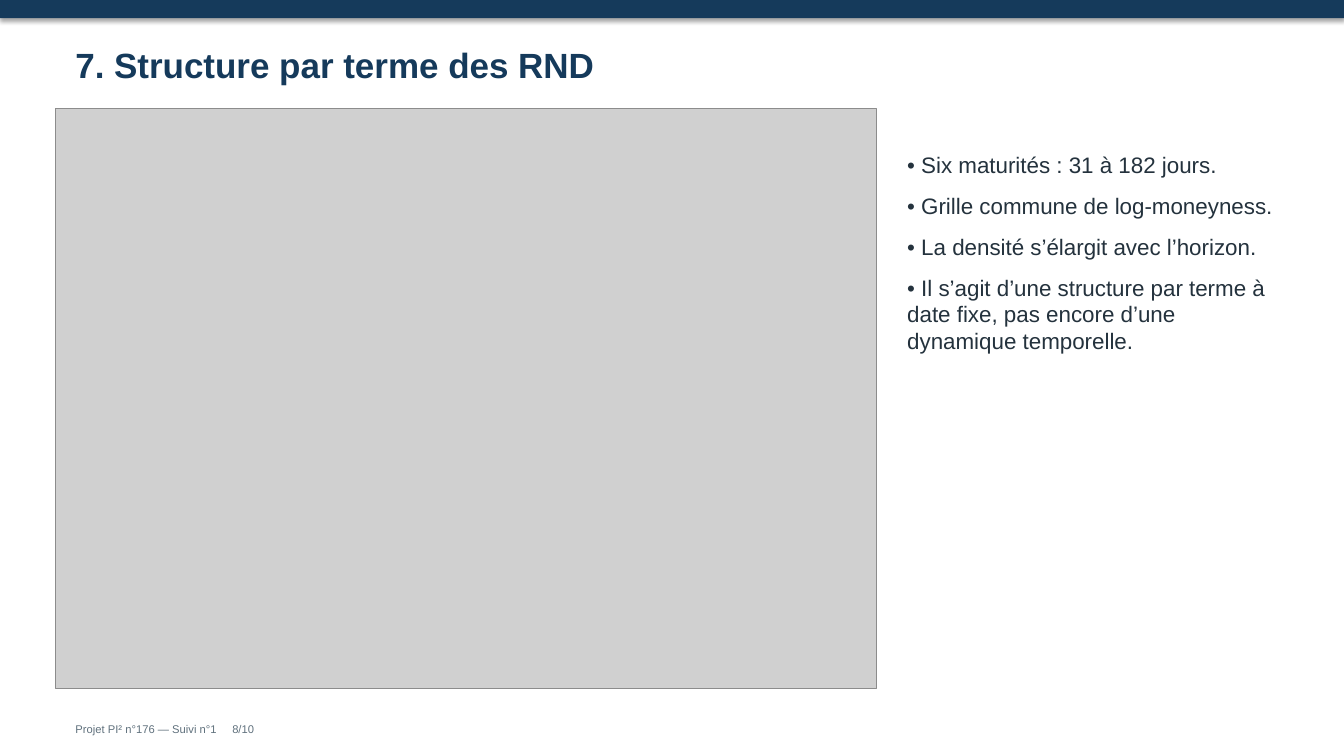
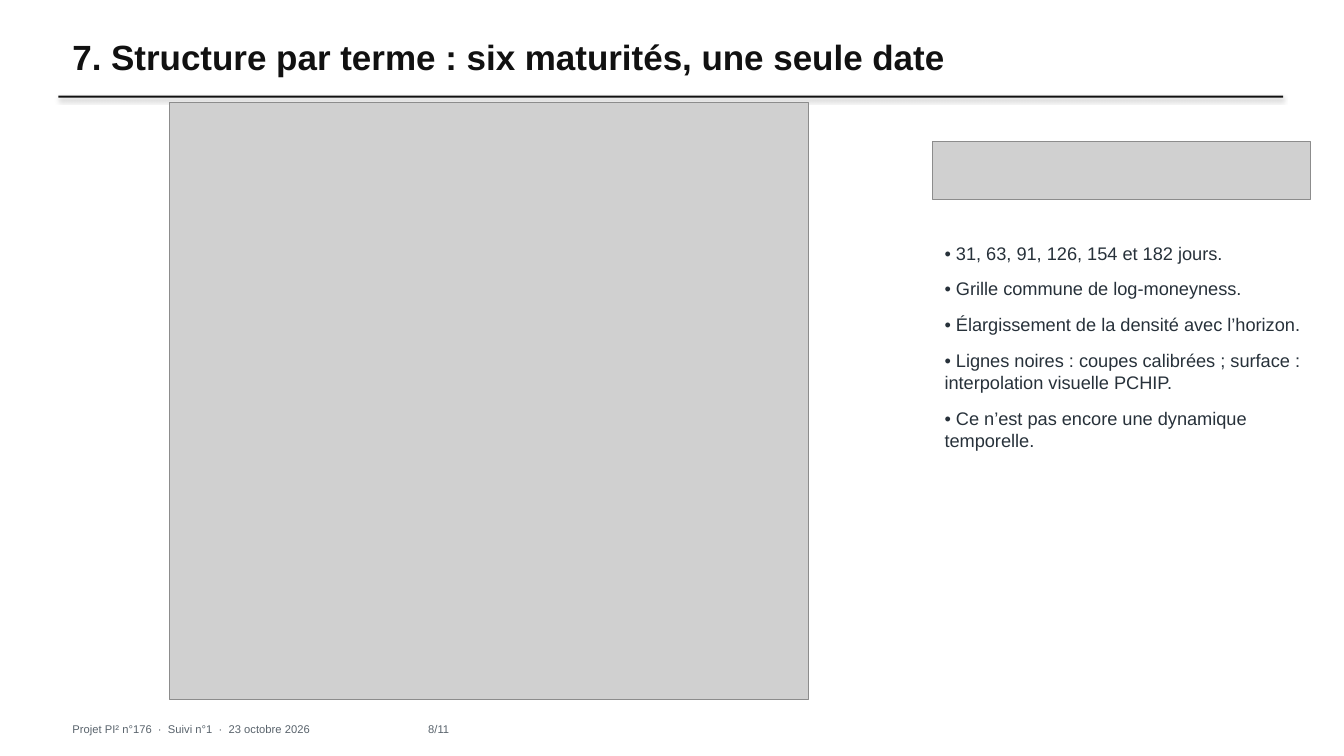
Before and after one commit to jordiparis165/pi2-rnd-derivatives-forecasting, a slide deck: slide 8 of Livrables_suivi_23-10-2026/Support_suivi_23-10-2026.pptx. Drawn at 1344x756 pixels with LibreOffice and Linux fonts; fonts in the diff are those of the drawing; grey boxes stand for pictures. Boxes give left, top, right and bottom in pixels: in the first picture for what was removed or moved away, otherwise in the second. Text is boxed around its words. In the diff, an @@ line names an element or a change of style, - is before the commit and + after.

```diff
--- a/Livrables_suivi_23-10-2026/Support_suivi_23-10-2026.pptx
+++ b/Livrables_suivi_23-10-2026/Support_suivi_23-10-2026.pptx
@@ text at [72,44,944,77]: text changed; text colour #153A5B to #111111 @@
-7. Structure par terme des RND
+7. Structure par terme : six maturités, une seule date
@@ rectangle: place and size @@
-rectangle at [0,0,1344,18]
+rectangle at [58,96,1284,98]
@@ rectangle at [58,96,1284,98]: fill #153A5B to #111111 @@
@@ picture: place and size @@
-picture at [55,109,877,689]
+picture at [169,103,809,700]
@@ picture added at [933,142,1311,200] @@
@@ text "• 31, 63, 91, 126, ...": place and size @@
-text "• 31, 63, 91, 126, ..." at [907,156,1273,354]
+text "• 31, 63, 91, 126, ..." at [945,247,1300,451]
@@ text at [956,247,1222,264]: text changed; size 16 to 13 pt; text colour #24323D to #27313A @@
-• Six maturités : 31 à 182 jours.
+• 31, 63, 91, 126, 154 et 182 jours.
@@ text at [956,281,1241,299]: size 16 to 13 pt, text colour #24323D to #27313A in "• Grille commune de log-moneyness." @@
@@ text at [945,317,1300,451]: text changed; size 16 to 13 pt; text colour #24323D to #27313A @@
-• La densité s’élargit avec l’horizon.
-• Il s’agit d’une structure par terme à date fixe, pas encore d’une dynamique temporelle.
+• Élargissement de la densité avec l’horizon.
+• Lignes noires : coupes calibrées ; surface : interpolation visuelle PCHIP.
+• Ce n’est pas encore une dynamique temporelle.
@@ text at [72,725,449,736]: text changed; text colour #60717D to #59636C @@
-Projet PI² n°176 — Suivi n°1 8/10
+Projet PI² n°176 · Suivi n°1 · 23 octobre 2026 8/11
```
Also in this commit, not shown: 1 other slide changed, 9 slides added, 8 slides removed, 22 other files.
